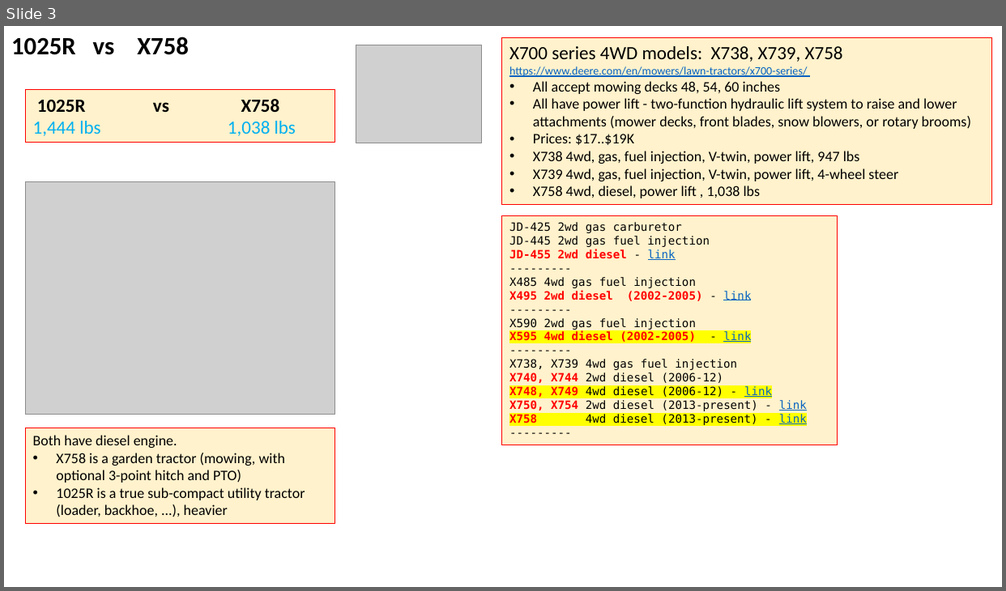
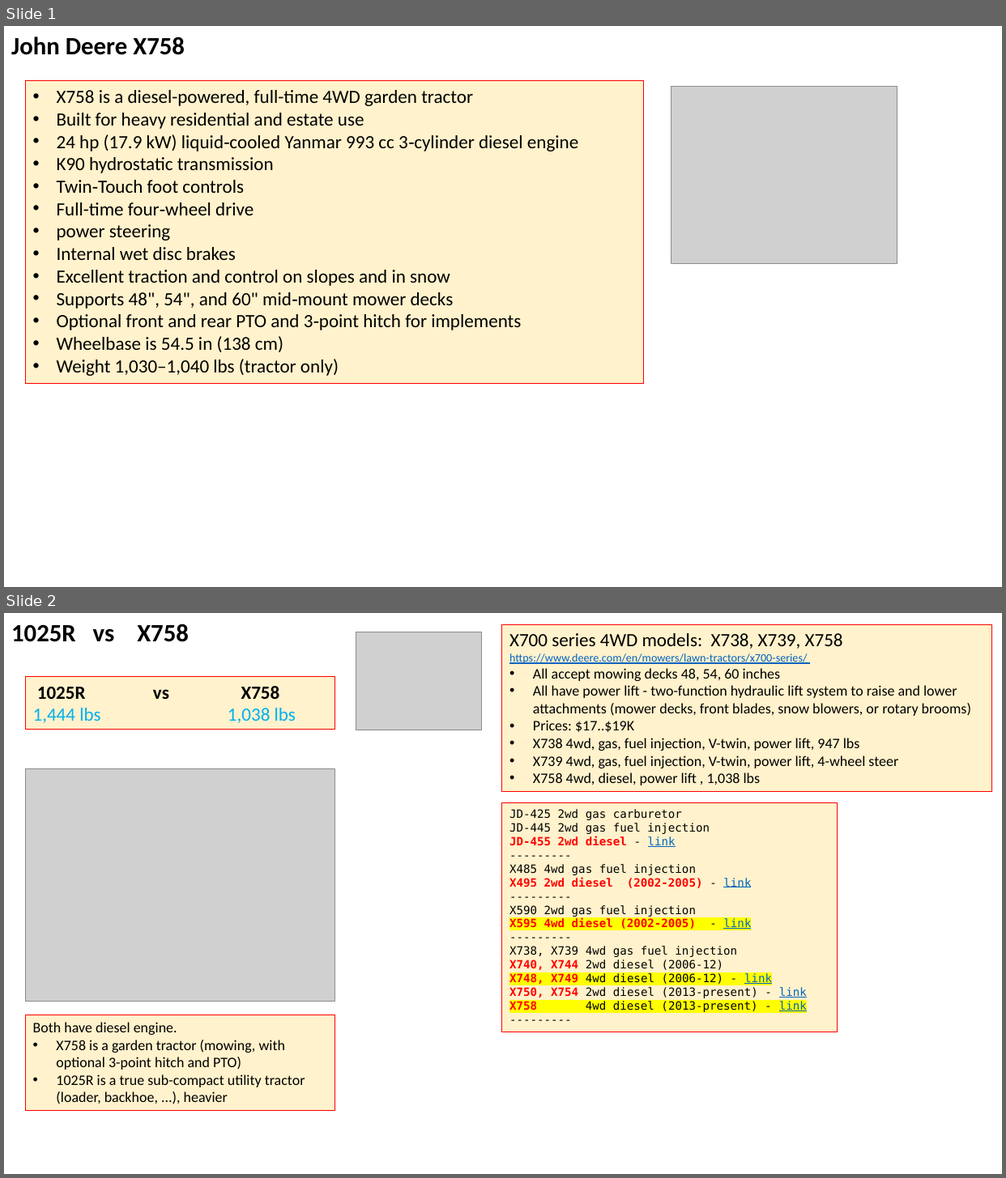
Before and after one commit to lselector/misc_farm, a slide deck: tractor_jd_1025r_X758.pptx. Shown one above the other, each under a label of ours: slide 3 before the commit, slides 1 and 2 after it. The pictures are 1006x591 and 1006x1178 pixels, drawn with LibreOffice and Linux fonts; fonts in the diff are those of the drawing; grey boxes stand for pictures. Boxes give left, top, right and bottom in pixels: in the first picture for what was removed or moved away, otherwise in the second. Text is boxed around its words. In the diff, an @@ line names an element or a change of style, - is before the commit and + after.

```diff
--- a/tractor_jd_1025r_X758.pptx
+++ b/tractor_jd_1025r_X758.pptx
@@ slide 1 added at bbox=[4, 26, 1002, 587], background #FFFFFF @@
@@ text added at bbox=[11, 37, 185, 55], 24 pt, text #000000, bold @@
+John Deere X758
@@ rectangle added at bbox=[26, 81, 644, 384], fill #FFF2CC, outline #FF0000 0.75 pt, 18 pt, text #000000 @@
+• X758 is a diesel-powered, full-time 4WD garden tractor
+• Built for heavy residential and estate use
+• 24 hp (17.9 kW) liquid‑cooled Yanmar 993 cc 3‑cylinder diesel engine
+• K90 hydrostatic transmission
+• Twin‑Touch foot controls
+• Full-time four‑wheel drive
+• power steering
+• Internal wet disc brakes
+• Excellent traction and control on slopes and in snow
+• Supports 48", 54", and 60" mid‑mount mower decks
+• Optional front and rear PTO and 3‑point hitch for implements
+• Wheelbase is 54.5 in (138 cm)
+• Weight 1,030–1,040 lbs (tractor only)
@@ picture added at bbox=[671, 87, 897, 263] @@
@@ what was slide 3 is now slide 2 @@
```
Also in this commit, not shown: 1 slide changed, 1 other slide added.
